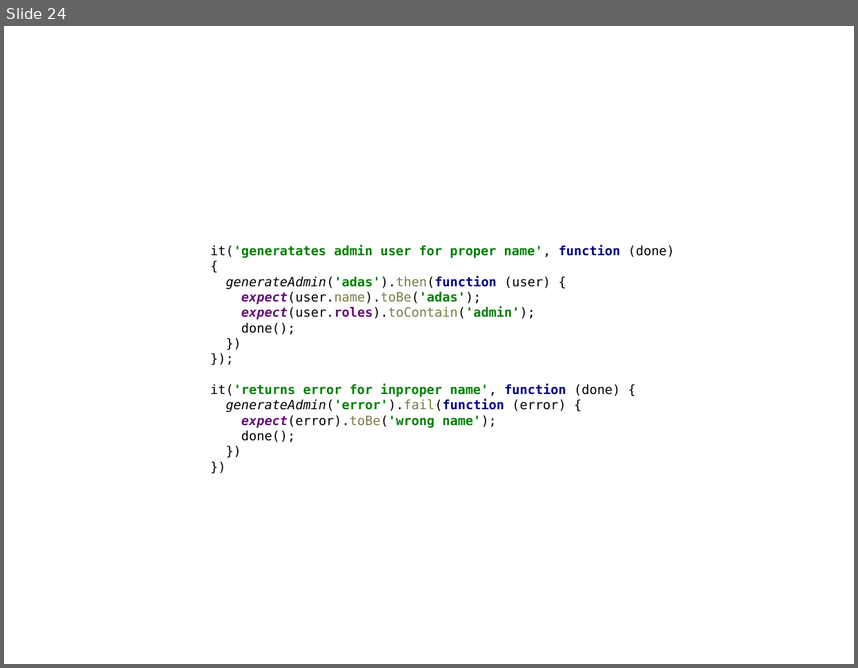
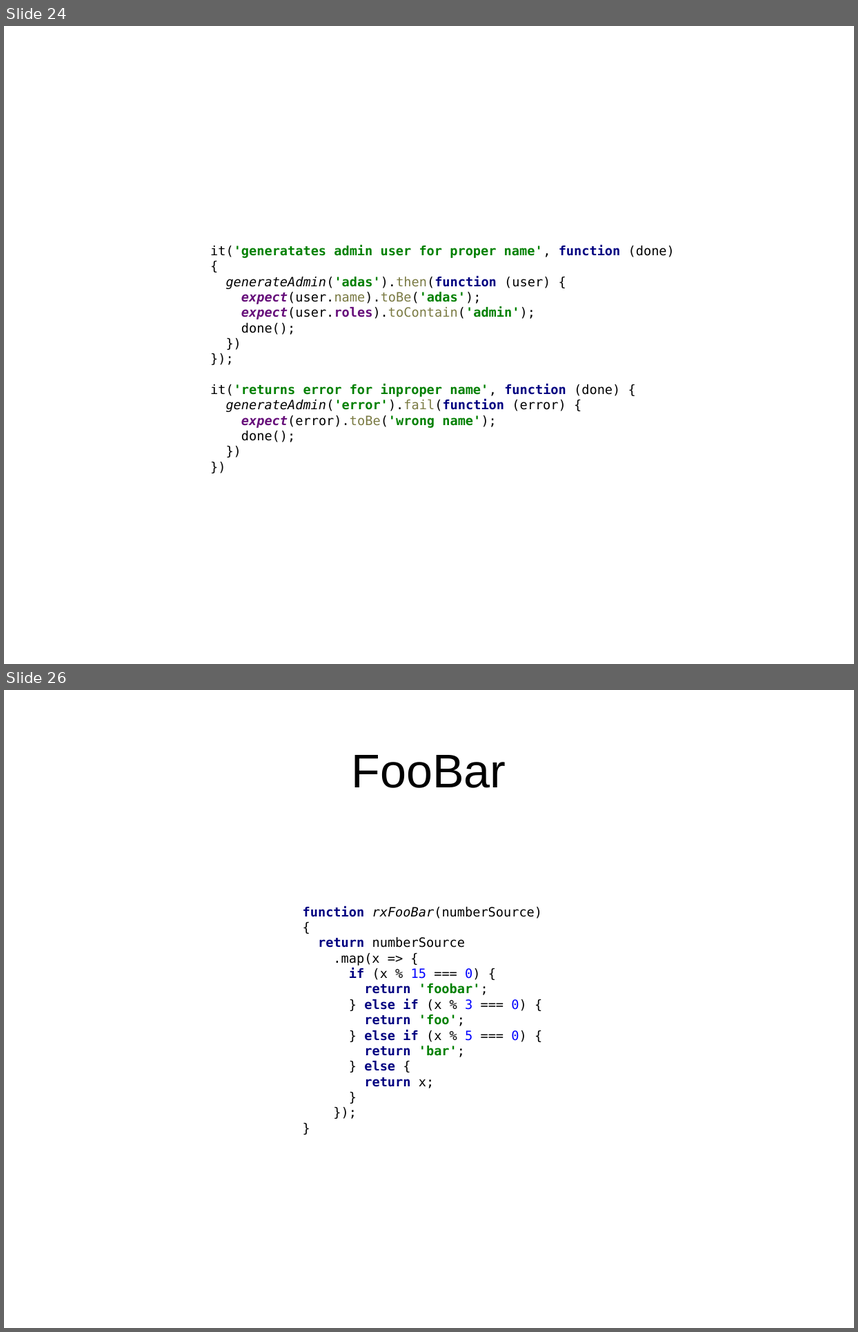
Before and after one commit to sielakos/js-monads, a slide deck: monads.odp. Shown one above the other, each under a label of ours: slide 24 before the commit, slides 24 and 26 after it; the slides between them are not shown. The pictures are 858x668 and 858x1332 pixels, drawn with LibreOffice and Linux fonts; fonts in the diff are those of the drawing. Boxes give left, top, right and bottom in pixels: in the first picture for what was removed or moved away, otherwise in the second. Text is boxed around its words. In the diff, an @@ line names an element or a change of style, - is before the commit and + after.

```diff
--- a/monads.odp
+++ b/monads.odp
@@ slide 26 added at <box>4,690,854,1328</box>, background #FFFFFF @@
@@ title added at <box>352,755,506,788</box>, 44 pt, text #000000 @@
+FooBar
@@ text added at <box>303,906,542,1088</box>, 12 pt, text #000000 @@
+function rxFooBar(numberSource) {
+return numberSource
+.map(x => {
+if (x % 15 === 0) {
+return 'foobar';
+} else if (x % 3 === 0) {
+return 'foo';
+} else if (x % 5 === 0) {
+return 'bar';
+} else {
+return x;
+}
+});
+}
```
Also in this commit, not shown: 1 slide changed, 6 other slides added, 6 other files.
